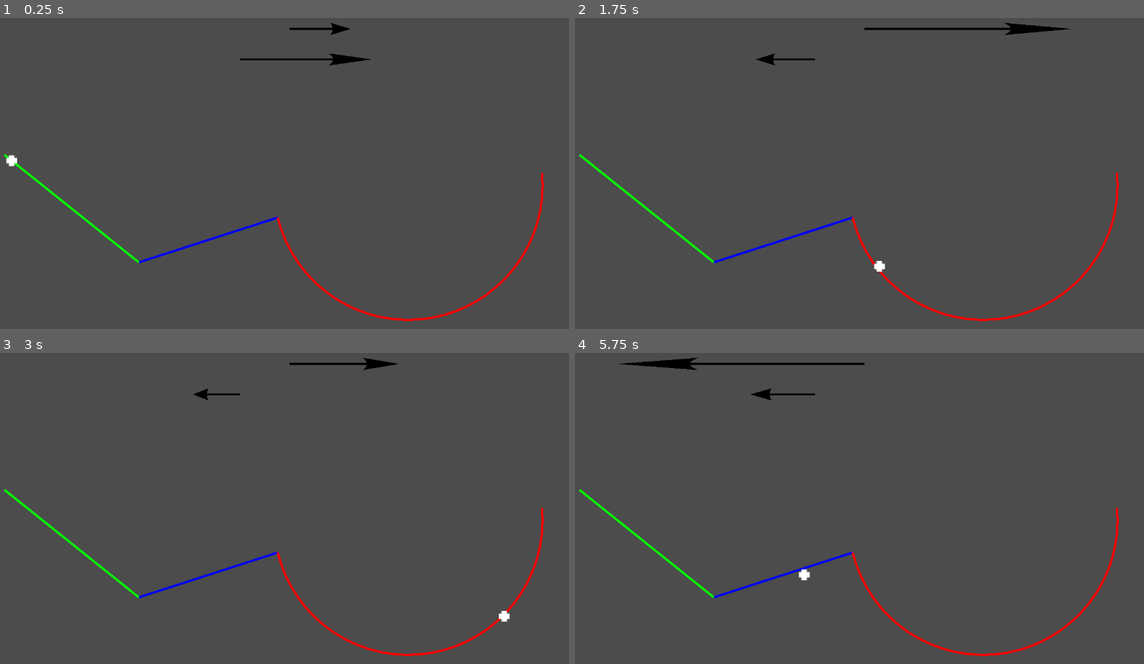
Above: before the commit, frames 1-4 (two rows, left to right).
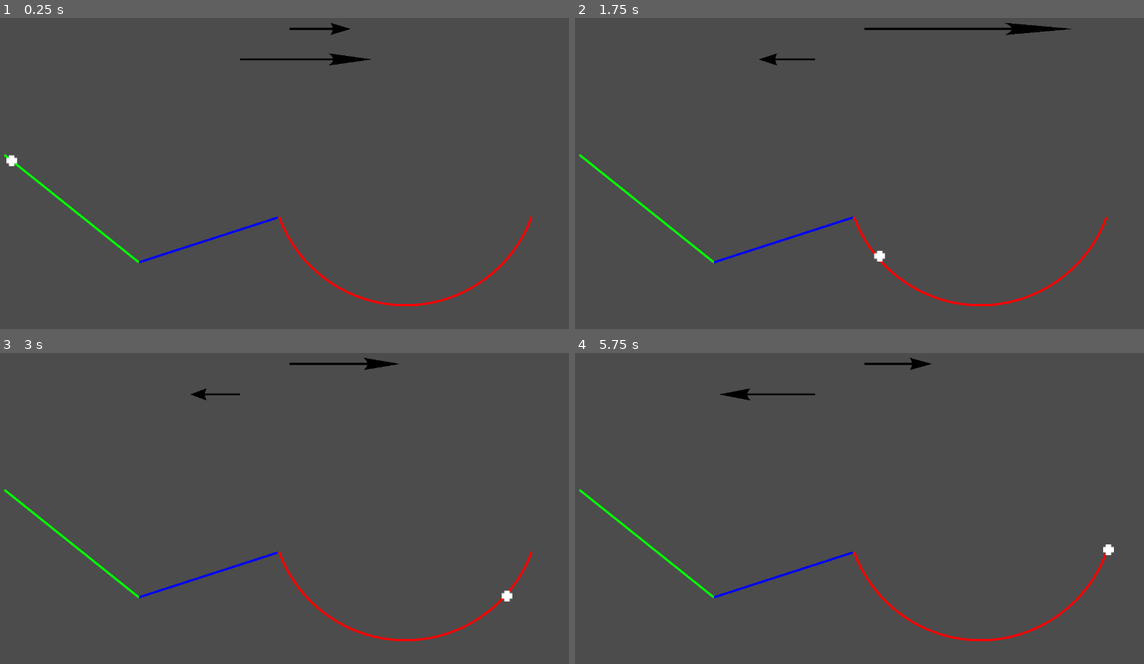
Above: after the commit, the same moments.

Repository: GalileoCap/GDT_CualqierCaida
Game: Godot game, scene res://Scenes/Main.tscn
Two runs of this game, one before a commit and one after it. Both use one fixed random seed, a clock stepped at 60 frames per second and the inputs below.
Inputs:
- Up to frame 1 (0.25 s): no input
- Up to frame 2 (1.75 s): no input
- Up to frame 3 (3 s): no input
- Up to frame 4 (5.75 s): no input

The runs differ from the first frame. In frame 1, 1.1% of the frame differs, in the area x 48-96%, y 49-98%; in frame 2, 1.2%; in frame 3, 1.2%; in frame 4, 2.0%, in the area x 7-96%, y 1-98%.

Commit message:
Mejoramos el multi rampa

Diff:
--- a/Scenes/Main.gd
+++ b/Scenes/Main.gd
@@ -24,12 +24,14 @@
 	$Pelota.position.x = posIn_x * escala
 	$Pelota.position.y = posIn_y * escala
 
+	pista_LbLsCh()
+	arreglar_pista(Pista)
+
+func pista_LbLsCh():
 	#El orden de las rampas
 	Pista.push_back(rampa_L_baja())
 	Pista.push_back(rampa_L_sube())
 	Pista.push_back(rampa_C_horizontal())
-
-	arreglar_pista(Pista)
 
 #Definimos los valores de las rampas
 func rampa_L_baja():
@@ -56,8 +58,8 @@
 	var rampa3 = {}
 	rampa3.T = "C" #"C" = circular
 	rampa3.r = 3.0 #Radio
-	rampa3.Dx = rampa3.r * 2 - 0.1
-	rampa3.Dy = -1
+	rampa3.Dx = rampa3.r * 1.9 #1.9 asi siempre es mas chico qe el radio
+	rampa3.Dy = -0.000001 #Restamos esto para qe y1 e y0 no sean iguales
 	rampa3.col = Color(100, 0, 0)
 	return(rampa3)
 
@@ -85,11 +87,15 @@
 		x0ant = parte.x1
 		y0ant = parte.y1
 
+func salir_error(mensaje, d):
+	printt("ERROR:", mensaje, d)
+	get_tree().quit()
+
 #Revisamos qe el arco de las pendientes circulares tenga sentido
 func checkeo_arco(par):
 	var d = dist(par)
 	if d > par.r * 2:
-		print("ERROR, d > 2 * r", d, par)
+		salir_error("d > 2 * r", {"d":d, "par":par})
 
 #Hace las cuentas para el arco de nuestras pendientes circulares
 func cuentas_arco(par):
